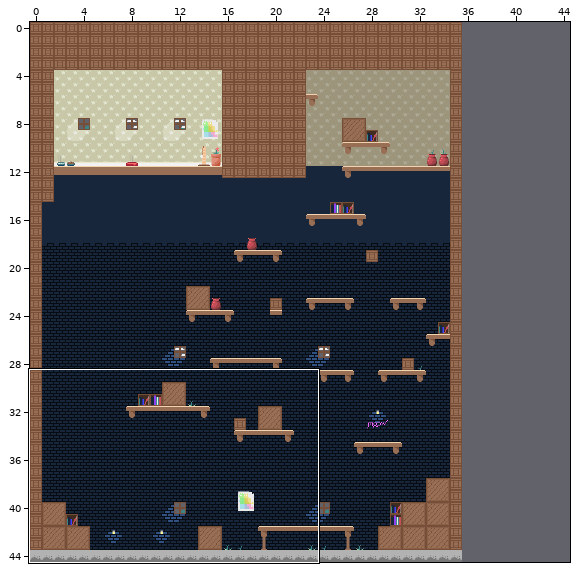
Tiled map, stored at assets/test_map3.tmx. The picture above shows the old version from afar; the outline marks the close-up.
Close-up. First the earlier version:
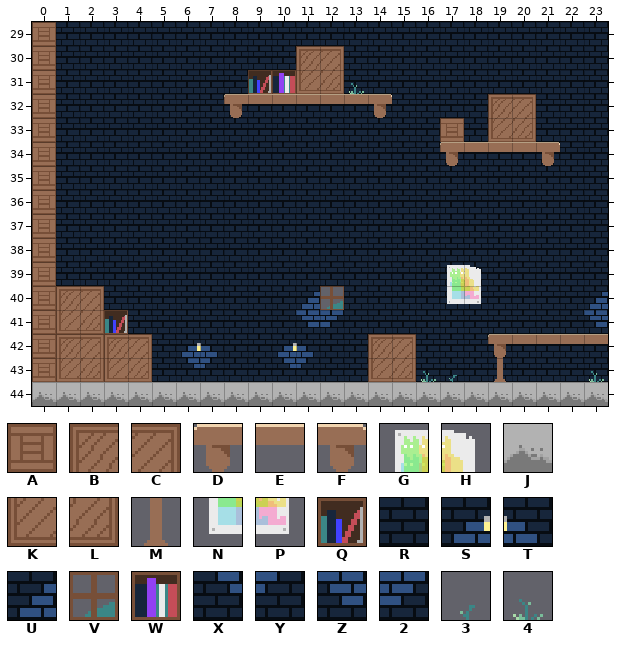
Cells are 16x16 px. Shown: x 0..23, y 29..44. The commit also changed other parts of the map, which this record leaves out. The old version is drawn lined up with the new one.
Key: from "test_tileset": A 0, B 1, C 2, D 3, E 4, F 5, G 6, H 7, J 16, K 17, L 18, M 19, N 22, P 23, Q 32, R 33, S 35, T 36, U 37, V 38, W 48, X 51, Y 52, Z 53, 2 54, 3 65, 4 66.
_ is an empty cell, # one hidden under a higher layer.
Layers that did not change in this view are not listed.
Layer "Background1" before, first column x 0:
29 #RRRRRRRRRRRRRRRRRRRRRRR
30 #RRRRRRRRRR##RRRRRRRRRRR
31 #RRRRRRRR####RRRRRRRRRRR
32 #RRRRRRRRRRRRRRRRRR##RRR
33 #RRRRRRRRRRRRRRRR#R##RRR
34 #RRRRRRRRRRRRRRRRRRRRRRR
35 #RRRRRRRRRRRRRRRRRRRRRRR
36 #RRRRRRRRRRRRRRRRRRRRRRR
37 #RRRRRRRRRRRRRRRRRRRRRRR
38 #RRRRRRRRRRRRRRRRRRRRRRR
39 #RRRRRRRRRRRRRRRRRRRRRRR
40 ###RRRRRRRRUVRRRRRRRRRRU
41 ####RRRRRRRZ2RRRRRRRRRRZ
42 #####RSTRRSTRR##RRRRRRRR
43 #####RXYRRXYRR##RRRRRRRR
44 ________________________
Layer "Background2" before, first column x 0:
29 ________________________
30 ________________________
31 _____________4__________
32 ________________________
33 ________________________
34 ________________________
35 ________________________
36 ________________________
37 ________________________
38 ________________________
39 _________________GH_____
40 _________________NP_____
41 ________________________
42 ________________________
43 ________________43_M___4
44 ________________________
Layer "Collision" before, first column x 0:
29 A_______________________
30 A__________BC___________
31 A________QWKL___________
32 A_______DEEEEEF____BC___
33 A________________A_KL___
34 A________________DEEEF__
35 A_______________________
36 A_______________________
37 A_______________________
38 A_______________________
39 A_______________________
40 ABC_____________________
41 AKLQ____________________
42 ABCBC_________BC___DEEEE
43 AKLKL_________KL________
44 JJJJJJJJJJJJJJJJJJJJJJJJ
After:
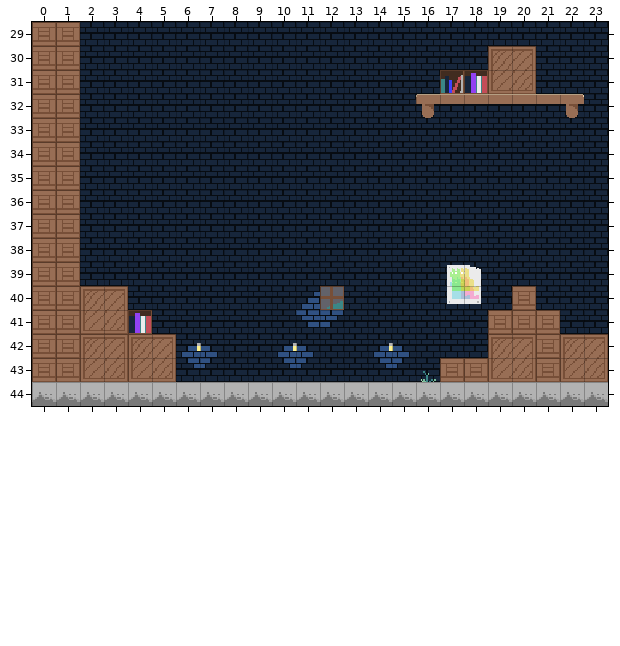
Edits made:
map size 36x45 -> 45x45 cells
Layer "Background1":
The edit adds tile S in row 42 at x 14.
The edit adds tile T in row 42 at x 15.
The edit adds tile X in row 43 at x 14.
The edit adds tile Y in row 43 at x 15.
Layer "Background2":
The edit adds tile R in rows 40 to 41 at x 23.
The author cleared tile 3 in row 43 at x 17.
The author cleared tile 4 in row 31 at x 13.
The author cleared tile M in row 43 at x 19.
Layer "Collision":
Tile B gives way to tile A in row 40 at x 1; in row 42 at x 1.
Tile E gives way to tile A in row 42 at x 21.
Tile K gives way to tile A in row 41 at x 1; in row 43 at x 1.
The edit adds tile A in rows 29 to 39 at x 1; in row 40 at x 20; in row 41 at x 19 to 21; in row 43 at x 17 to 18 and 21.
Tile C gives way to tile B in row 40 at x 2; in row 42 at x 2 and 4.
Tile D gives way to tile B in row 42 at x 19.
Tile E gives way to tile B in row 42 at x 22.
The edit adds tile B in row 30 at x 19.
Tile B gives way to tile C in row 42 at x 3.
Tile E gives way to tile C in row 42 at x 20 and 23.
The edit adds tile C in row 30 at x 20; in row 40 at x 3; in row 42 at x 5.
The edit adds tile D in row 32 at x 16.
Tile B gives way to tile E in row 32 at x 19.
Tile C gives way to tile E in row 32 at x 20.
The edit adds tile E in row 32 at x 17 to 18 and 21.
The edit adds tile F in row 32 at x 22.
Tile L gives way to tile K in row 41 at x 2; in row 43 at x 2 and 4.
The edit adds tile K in row 31 at x 19; in row 43 at x 19 and 22.
Tile K gives way to tile L in row 43 at x 3.
Tile Q gives way to tile L in row 41 at x 3.
The edit adds tile L in row 31 at x 20; in row 43 at x 5, 20 and 23.
The edit adds tile Q in row 31 at x 17.
The edit adds tile W in row 31 at x 18; in row 41 at x 4.
The author cleared tile A in row 33 at x 17.
The author cleared tile B in row 30 at x 11; in row 42 at x 14.
The author cleared tile C in row 30 at x 12; in row 42 at x 15.
The author cleared tile D in row 32 at x 8; in row 34 at x 17.
The author cleared tile E in row 32 at x 9 to 13; in row 34 at x 18 to 20.
The author cleared tile F in row 32 at x 14; in row 34 at x 21.
The author cleared tile K in row 31 at x 11; in row 33 at x 19; in row 43 at x 14.
The author cleared tile L in row 31 at x 12; in row 33 at x 20; in row 43 at x 15.
The author cleared tile Q in row 31 at x 9.
The author cleared tile W in row 31 at x 10.
Boxes around the changes in both close-ups, in picture pixels (x1, y1, x2, y2):
changed: (56, 22, 176, 382)
removed: (224, 46, 392, 118)
changed: (416, 46, 584, 166)
changed: (440, 286, 608, 382)
changed: (368, 334, 416, 382)
